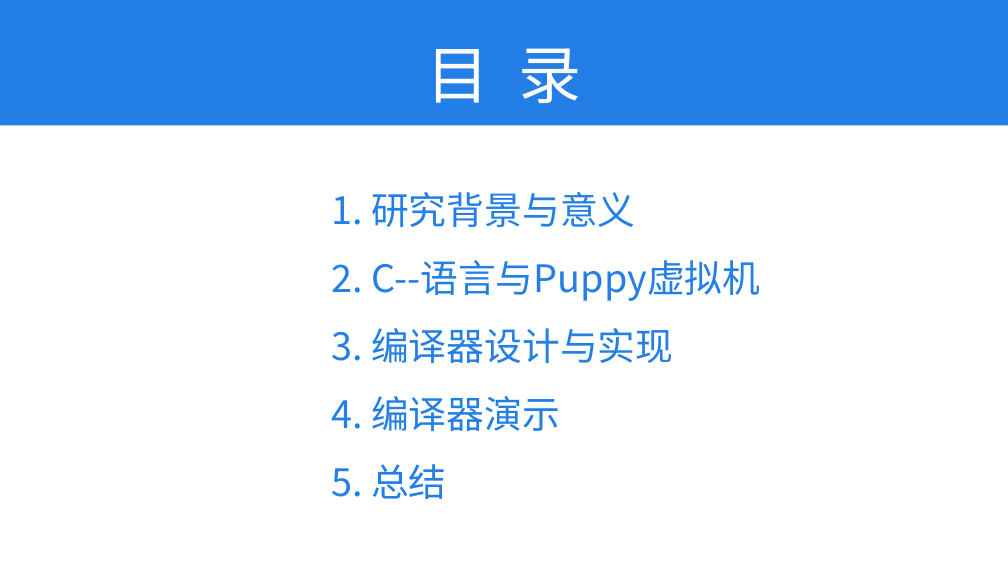
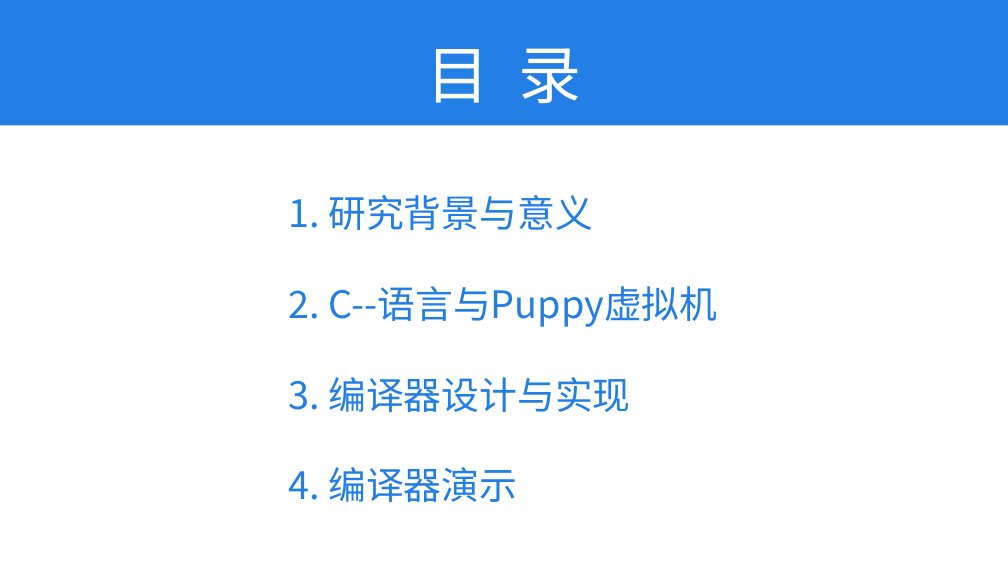
Before and after one commit to kkli28/cc, a slide deck: slide 2 of 论文相关/答辩ppt.pptx. Drawn at 1008x567 pixels with LibreOffice and Linux fonts; fonts in the diff are those of the drawing. Boxes give left, top, right and bottom in pixels: in the first picture for what was removed or moved away, otherwise in the second. Text is boxed around its words. In the diff, an @@ line names an element or a change of style, - is before the commit and + after.

```diff
--- a/论文相关/答辩ppt.pptx
+++ b/论文相关/答辩ppt.pptx
@@ text "1. 研究背景与意义": place and size @@
-text "1. 研究背景与意义" at (331,192,760,499)
+text "1. 研究背景与意义" at (288,195,717,502)
@@ text "1. 研究背景与意义" at (288,195,717,502): line spacing 1.5 to 2 @@
@@ text at (331,464,447,499): paragraph removed @@
-5. 总结
```
Also in this commit, not shown: 11 other slides changed, 6 slides removed, 7 other files.
